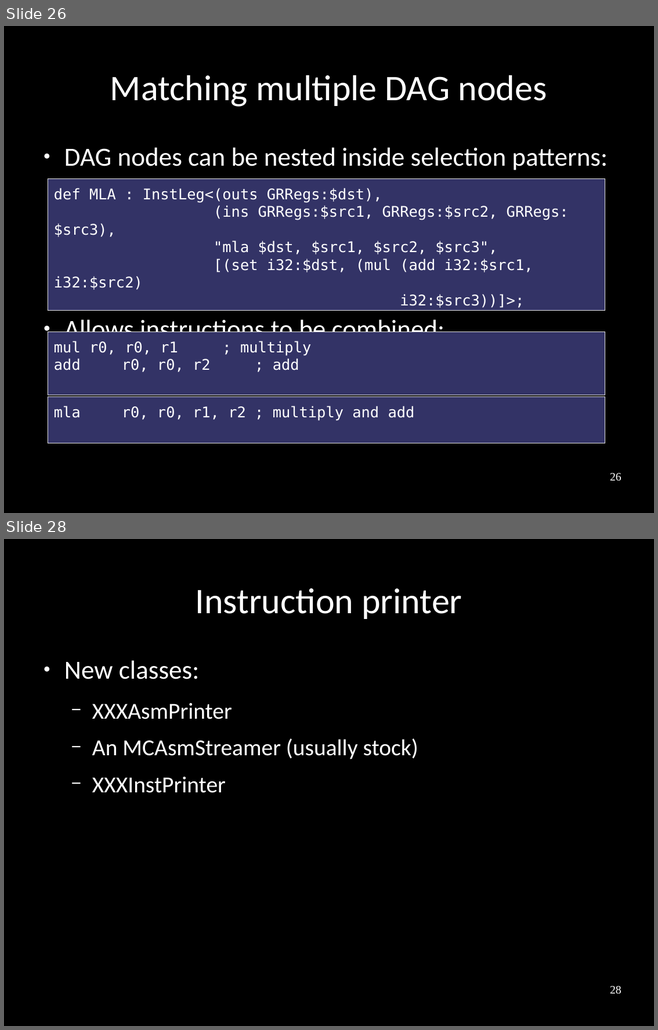
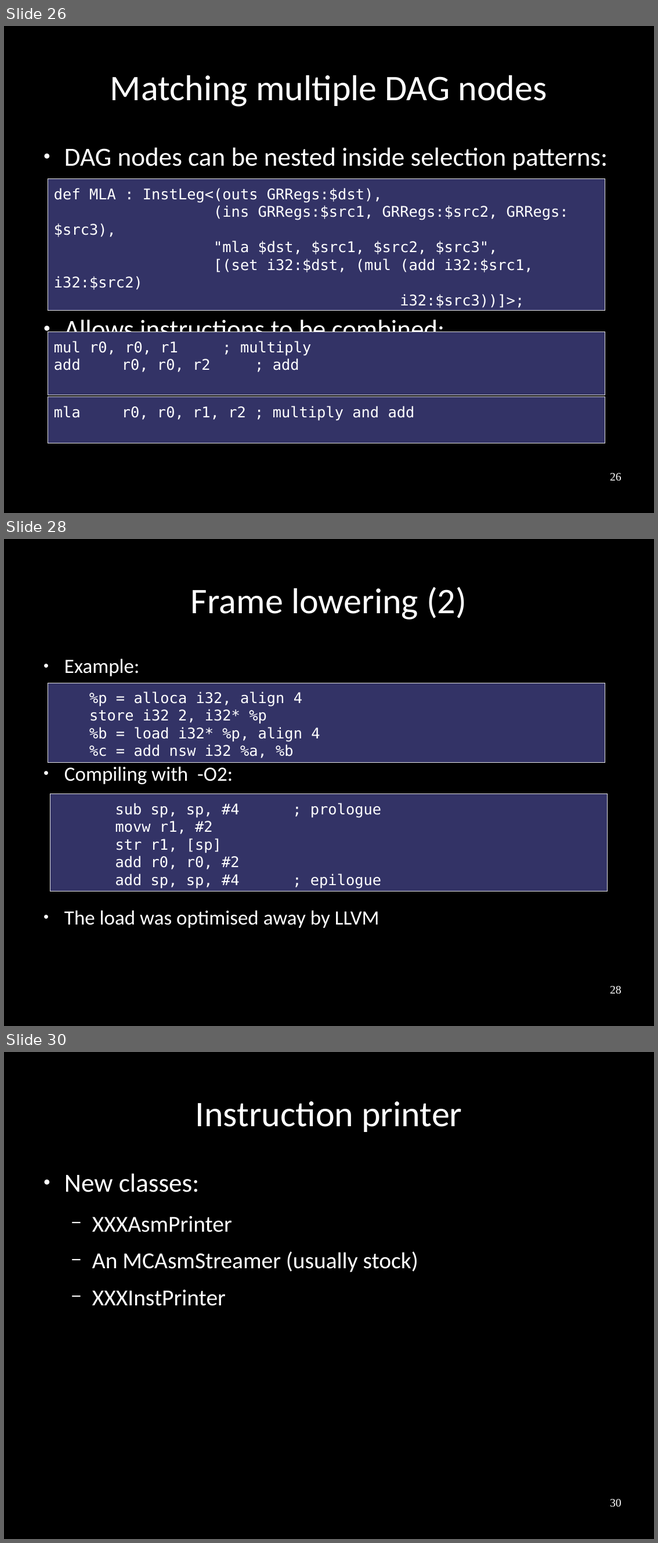
Before and after one commit to frasercrmck/llvm-leg, a slide deck: docs/Codeplay/Slides.odp. Shown one above the other, each under a label of ours: slides 26 and 28 before the commit, slides 26, 28 and 30 after it; the slides between them are not shown. The pictures are 658x1030 and 658x1543 pixels, drawn with LibreOffice and Linux fonts; fonts in the diff are those of the drawing. Boxes give left, top, right and bottom in pixels: in the first picture for what was removed or moved away, otherwise in the second. Text is boxed around its words. In the diff, an @@ line names an element or a change of style, - is before the commit and + after.

Commit message:
Frame lowering slides and minor modifications.

```diff
--- a/docs/Codeplay/Slides.odp
+++ b/docs/Codeplay/Slides.odp
@@ slide 28 added at <box>4,539,654,1026</box>, background #000000 @@
@@ title added at <box>191,587,466,620</box>, 44 pt, text #FFFFFF @@
+Frame lowering (2)
@@ text added at <box>64,658,379,928</box>, 24.8 pt, text #FFFFFF @@
+● Example:
+● Compiling with -O2:
+● The load was optimised away by LLVM
@@ rectangle added at <box>48,683,605,763</box>, fill #333366, outline #E6E6E6 0 pt, 18 pt, text #FFFFFF @@
+%p = alloca i32, align 4
+store i32 2, i32* %p
+%b = load i32* %p, align 4
+%c = add nsw i32 %a, %b
@@ rectangle added at <box>50,794,608,892</box>, fill #333366, outline #E6E6E6 0 pt, 18 pt, text #FFFFFF @@
+sub sp, sp, #4 ; prologue
+movw r1, #2
+str r1, [sp]
+add r0, r0, #2
+add sp, sp, #4 ; epilogue
@@ page number added at <box>610,986,621,994</box>, 14 pt, text #FFFFFF @@
+28
@@ what was slide 28 is now slide 30 @@
@@ page number at <box>610,1499,621,1507</box>: text changed @@
-28
+30
```
Also in this commit, not shown: 11 slides changed, 5 other slides added, 3 slides removed.
